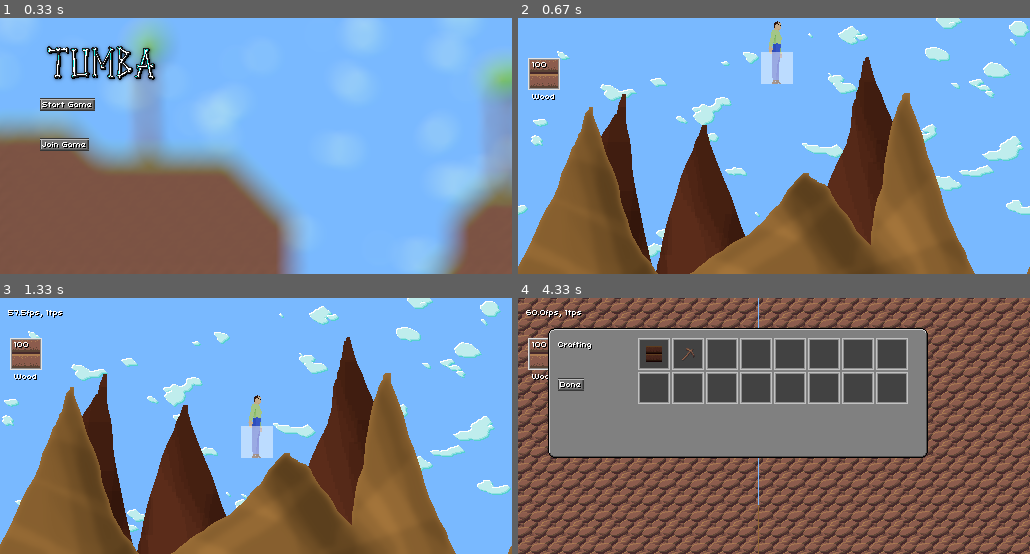
Above: before the commit, frames 1-4 (two rows, left to right).
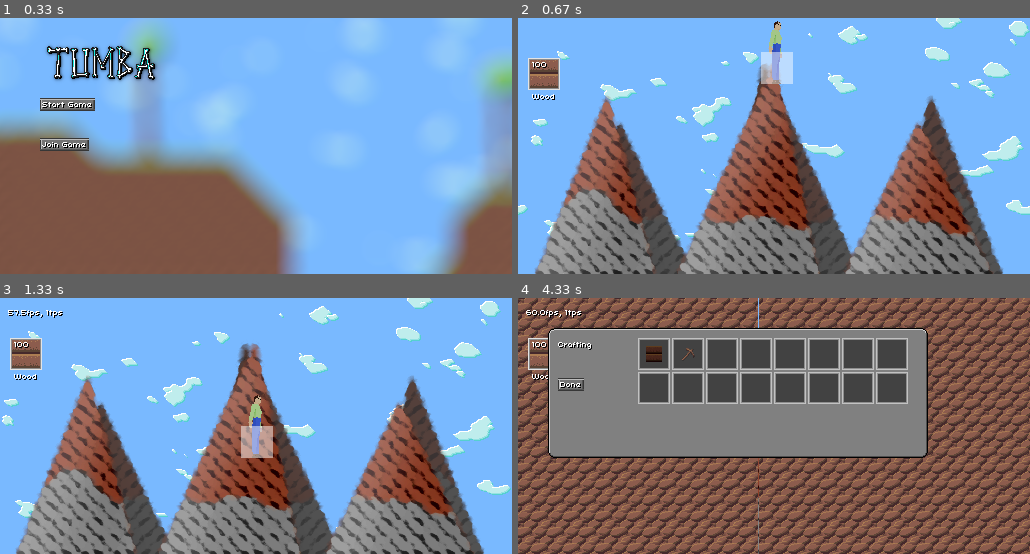
Above: after the commit, the same moments.

Repository: tumbagame/tumba
Game: pygame game, started from main.py
The game is run twice, just before and just after one commit, with the same random seed, the same clock (stepped at 60 frames per second) and the same inputs.
Inputs (mouse positions are in pixels of both pictures, inside the frame that each line leads up to):
- Up to frame 1 (0.33 s): no input
- Up to frame 2 (0.67 s): click (584, 105) at 0.38 s
- Up to frame 3 (1.33 s): hold D 0.67-1.13 s; move the mouse to (419, 418) at 0.7 s; hold W from 1.17 s (still down); move the mouse to (133, 428) at 1.2 s; tap F at 1.23 s
- Up to frame 4 (4.33 s): release W at 1.47 s; hold D 1.5-1.97 s; move the mouse to (825, 482) at 1.53 s; tap F at 1.57, 1.87, 2.07, 2.37, 2.63 s; hold A 2-2.53 s; move the mouse to (615, 484) at 2.03 s; hold S 2.57-2.87 s; move the mouse to (963, 515) at 2.6 s; right-click (640, 331) at 2.95 s; tap E at 3.67 s; click (579, 423) at 4.05 s

Frame 1 is identical in both runs. In frame 2, 46% of the frame differs, in the area x 0-100%, y 15-100%; in frame 3, 46%; in frame 4, less than 0.1%.

Commit message:
Change background art

Diff:
--- a/main.py
+++ b/main.py
@@ -11,7 +11,7 @@
 import mouse
 
 
-DEBUG_PORT = 8080
+DEBUG_PORT = 8081
 def run_server(renderer):
     server = Server(port=DEBUG_PORT)
     print("Server Started")
Binary file changed: assets/sprites/mountains0.png
Binary file changed: assets/sprites/mountains1.png
